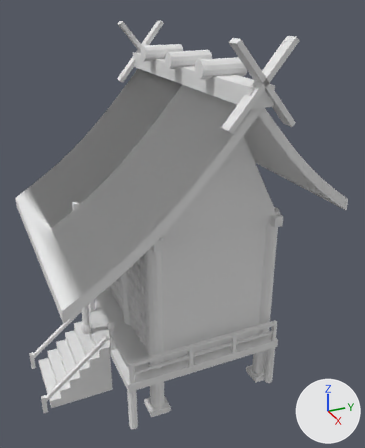
Before and after pictures for a commit that changed the FBX model unity/Assets/Art/Models/Shrine_Hall.fbx.
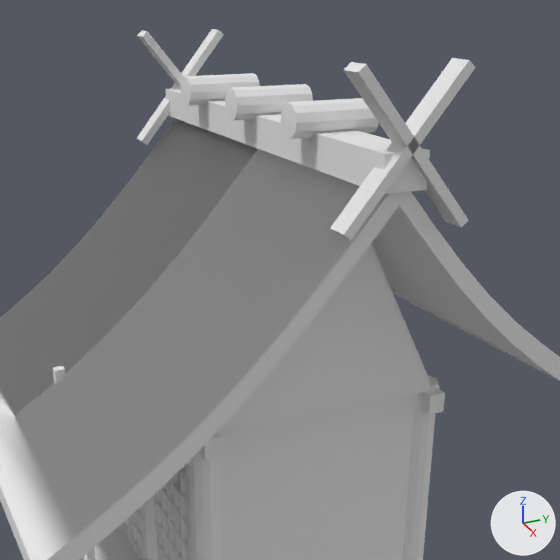
Each version is shown whole from a 50 mm camera at (51.8, -23.0, 44.6) aimed at (1.8, -0.5, 19.7), then close up on the part from 12% to 95% of the width and 1% to 68% of the height. Lighting does not change. The marker at lower right points along +X, +Y and +Z. The last two pictures show the newer version. Where no turn or scale is listed for an object, it has been applied to the vertices. Vertices at exactly the same position are counted once.

Names of what the first close-up shows: 'Shrine_Hall'.
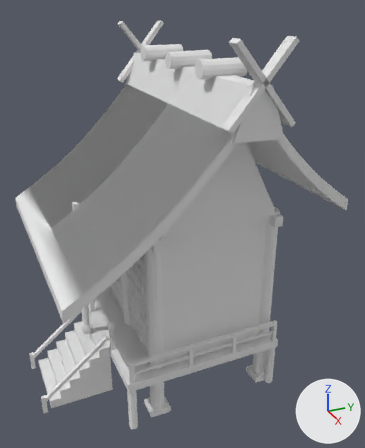
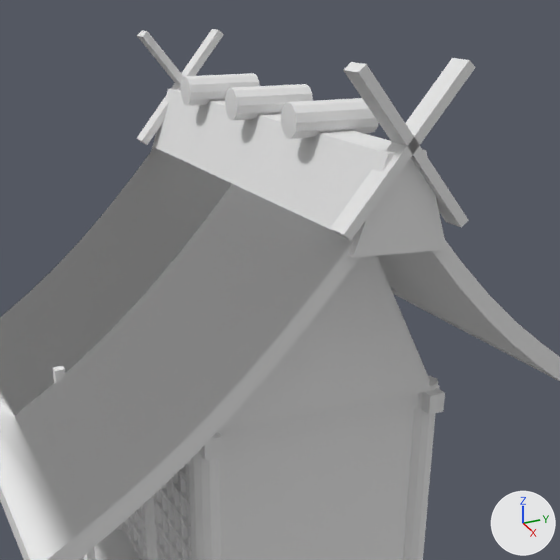
Changed parts and their boxes (x1, y1, x2, y2) in the close-ups (560 x 560 px; the box of a moved part takes in the faces that stretch with it):
part 1 of me_shrine_hall, moved or reshaped: before (166, 89, 430, 194); after (151, 89, 447, 258)

The change, as a list of edits to the scene's bpy script:
```text
Change me_shrine_hall:
    where me_shrine_hall.from_pydata(...)  # 1727 vertices, 1734 faces; spans x -15.3..15.3, y -19.5..12.5, z 0.0..41.4
    used by ob_shrine_hall; location = (0.0, 0.0, 0.0)
    me_shrine_hall part 1
    me_shrine_hall.vertices[896].co: (-14.9, -0.2, 35.7) -> (14.9, 2.0, 37.5)  # pixel (166, 115) -> pixel (426, 150)
    me_shrine_hall.vertices[897].co: (-14.9, 2.2, 35.7) -> (14.9, 0.0, 37.5)  # not seen -> pixel (388, 153)
    me_shrine_hall.vertices[898].co: (14.9, 2.2, 35.7) -> (14.9, -1.6, 32.9)  # pixel (427, 189) -> pixel (352, 257)
    me_shrine_hall.vertices[899].co: (14.9, -0.2, 35.7) -> (14.9, 3.6, 32.7)  # not seen -> pixel (446, 249)
    me_shrine_hall.vertices[900].co: (14.9, -0.2, 37.5) -> (-14.9, 3.6, 32.7)  # pixel (384, 153) -> not seen
    me_shrine_hall.vertices[901].co: (14.9, 2.2, 37.5) -> (-14.9, -1.6, 32.9)  # pixel (429, 150) -> not seen
    me_shrine_hall.vertices[902].co: (-14.9, 2.2, 37.5) -> (-14.9, 0.0, 37.5)  # not seen -> pixel (168, 88)
    me_shrine_hall.vertices[903].co: (-14.9, -0.2, 37.5) -> (-14.9, 2.0, 37.5)  # pixel (165, 88) -> not seen
```
